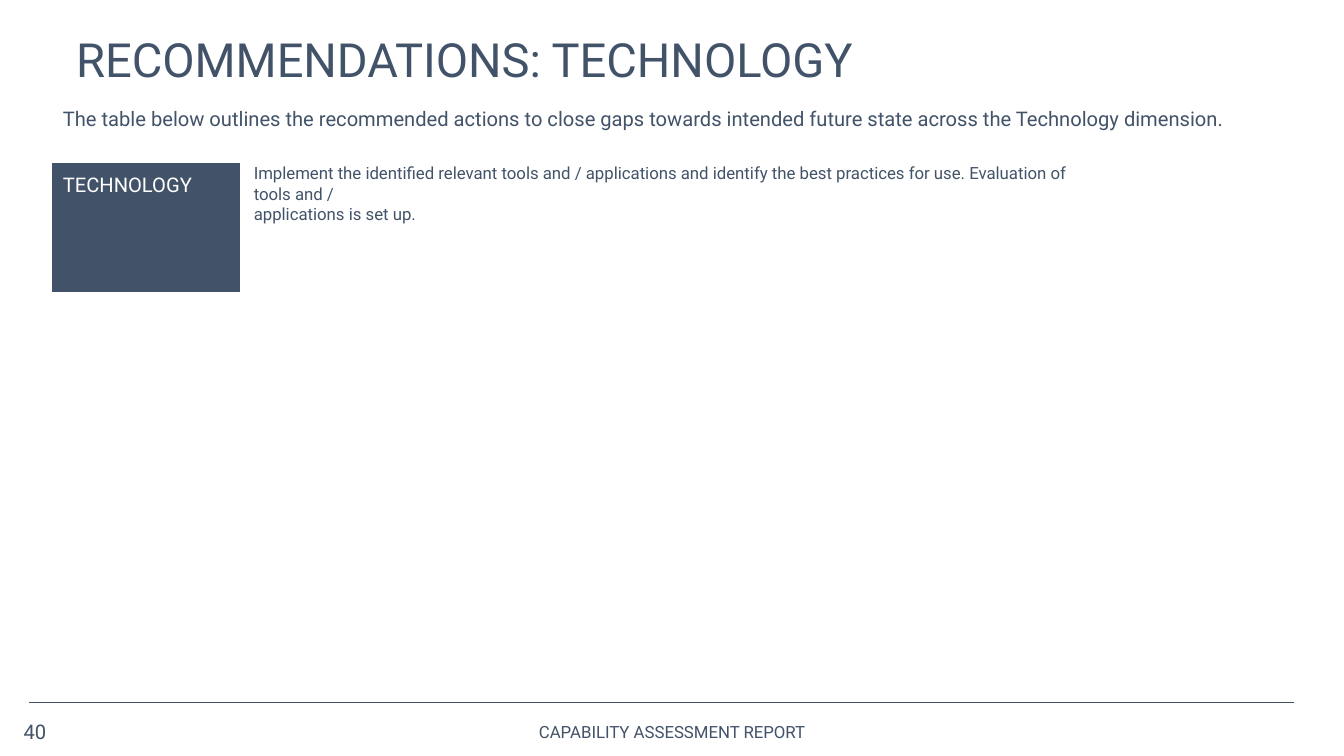
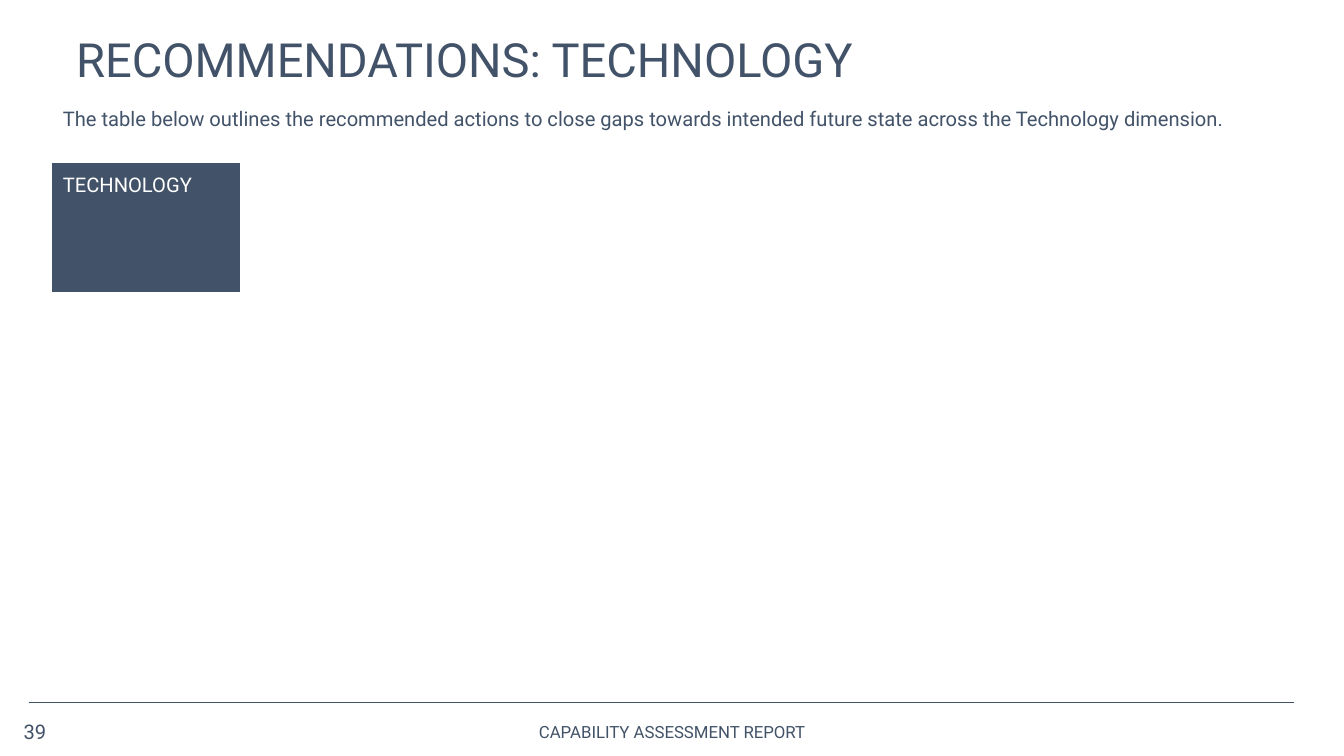
Before and after one commit to opus-meum/power-automate, a slide deck: slide 39 of Capability Assessment Report.pptx (slide 40 before the commit). Drawn at 1344x756 pixels with LibreOffice and Linux fonts; fonts in the diff are those of the drawing; background and template pictures are left out. Boxes give left, top, right and bottom in pixels: in the first picture for what was removed or moved away, otherwise in the second. Text is boxed around its words. In the diff, an @@ line names an element or a change of style, - is before the commit and + after.

```diff
--- a/Capability Assessment Report.pptx
+++ b/Capability Assessment Report.pptx
@@ text removed at box(254, 166, 1066, 224) @@
-Implement the identified relevant tools and / applications and identify the best practices for use. Evaluation of tools and /
-applications is set up.
@@ page number at box(24, 724, 47, 739): text changed @@
-40
+39
```
Also in this commit, not shown: 12 other slides changed, 1 slide added, 2 slides removed, 1 other file.
